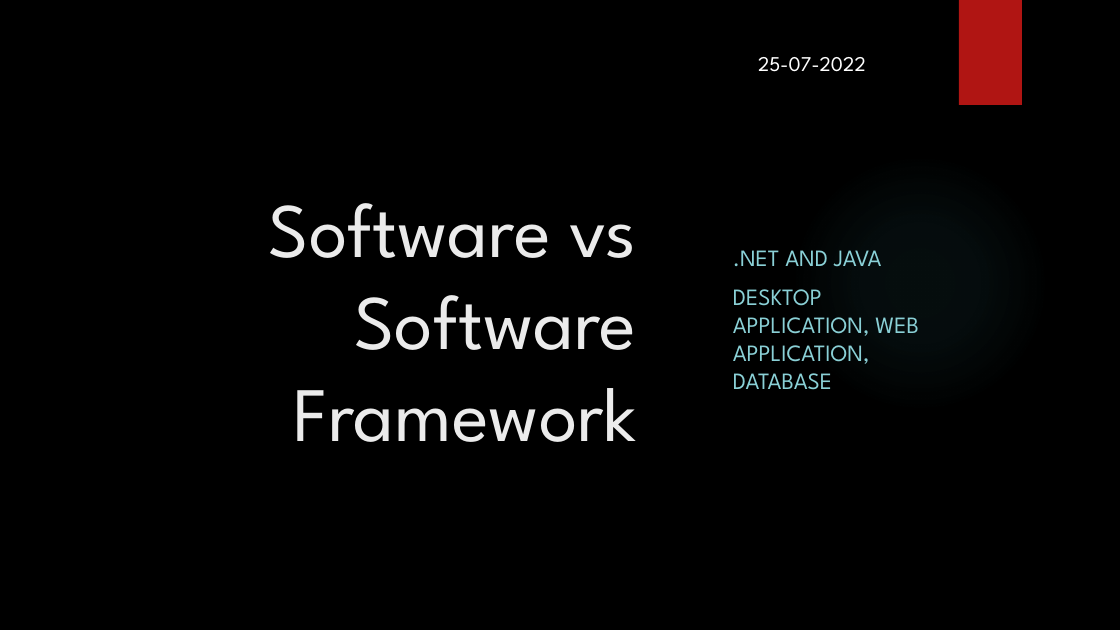
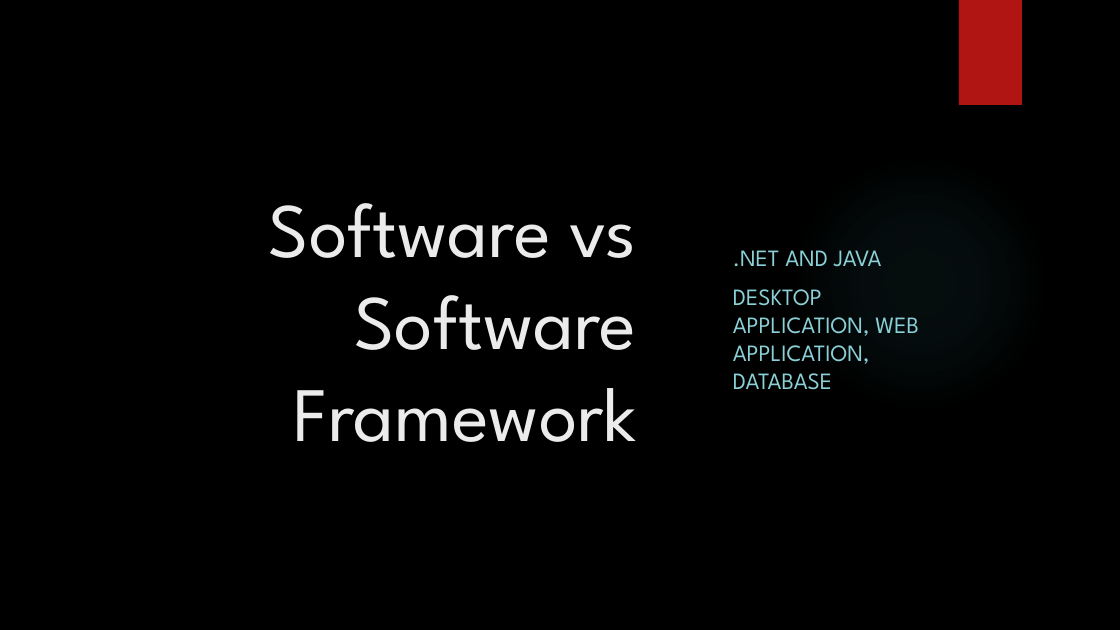
Before and after one commit to Manisoft55/AimorePractice, a slide deck: slide 1 of Notes/Day2_26_07_2022.pptx. Drawn at 1120x630 pixels with LibreOffice and Linux fonts; fonts in the diff are those of the drawing; background and template pictures are left out. Boxes give left, top, right and bottom in pixels: in the first picture for what was removed or moved away, otherwise in the second. Text is boxed around its words. In the diff, an @@ line names an element or a change of style, - is before the commit and + after.

```diff
--- a/Notes/Day2_26_07_2022.pptx
+++ b/Notes/Day2_26_07_2022.pptx
@@ text removed at (758, 57, 866, 72) @@
-25-07-2022
```
Also in this commit, not shown: 3 other slides changed, 17 other files.
